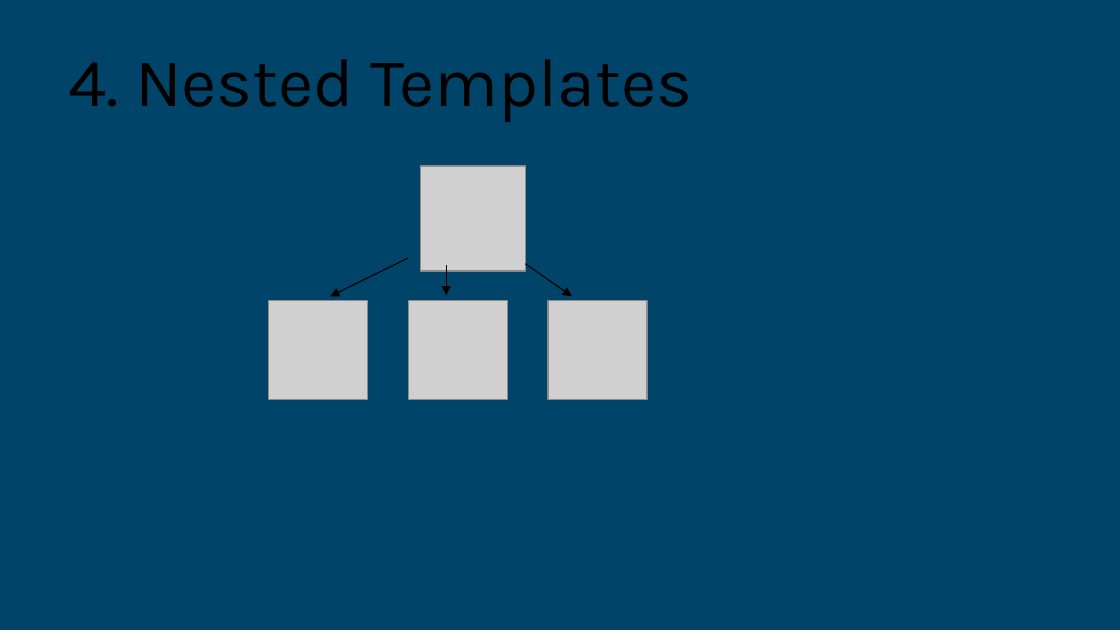
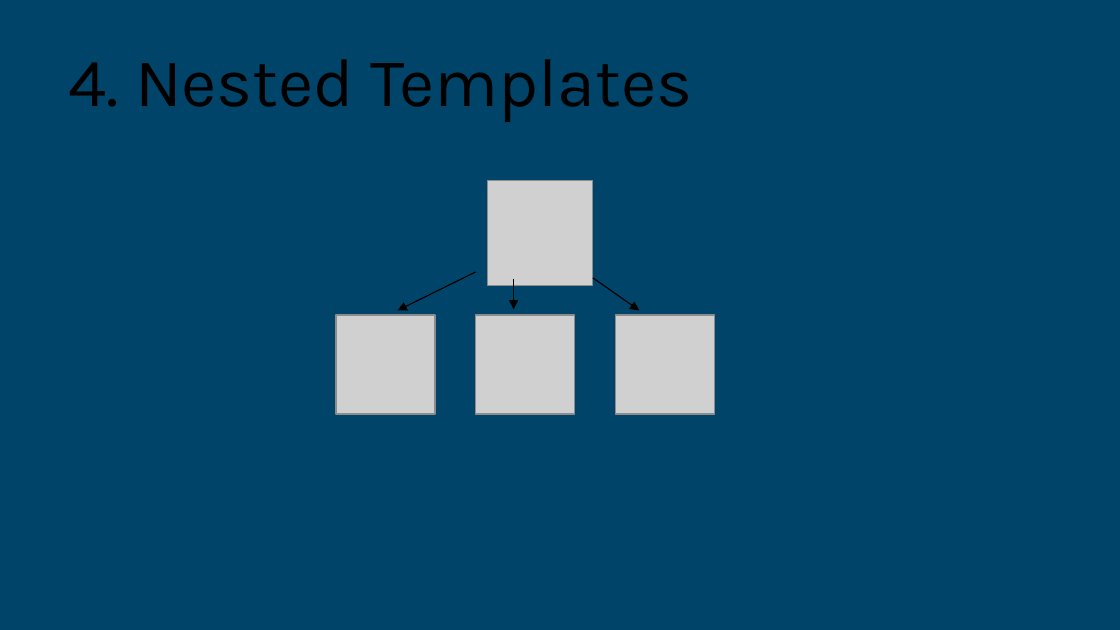
Before and after one commit to anantakjena/events, a slide deck: slide 6 of Experts Live Prague 2019/ARM_Template_Tips/ARM_Tips_Tricks.pptx. Drawn at 1120x630 pixels with LibreOffice and Linux fonts; fonts in the diff are those of the drawing; grey boxes stand for pictures; background and template pictures are left out. Boxes give left, top, right and bottom in pixels: in the first picture for what was removed or moved away, otherwise in the second. Text is boxed around its words. In the diff, an @@ line names an element or a change of style, - is before the commit and + after.

```diff
--- a/Experts Live Prague 2019/ARM_Template_Tips/ARM_Tips_Tricks.pptx
+++ b/Experts Live Prague 2019/ARM_Template_Tips/ARM_Tips_Tricks.pptx
@@ 2 pictures, 2 arrows: place and size @@
-2 pictures, 2 arrows at (330,166,646,400)
+2 pictures, 2 arrows at (398,180,715,413)
@@ 2 pictures, 1 arrow: place and size @@
-2 pictures, 1 arrow at (269,264,572,400)
+2 pictures, 1 arrow at (336,278,640,413)
```
Also in this commit, not shown: 5 other files.
